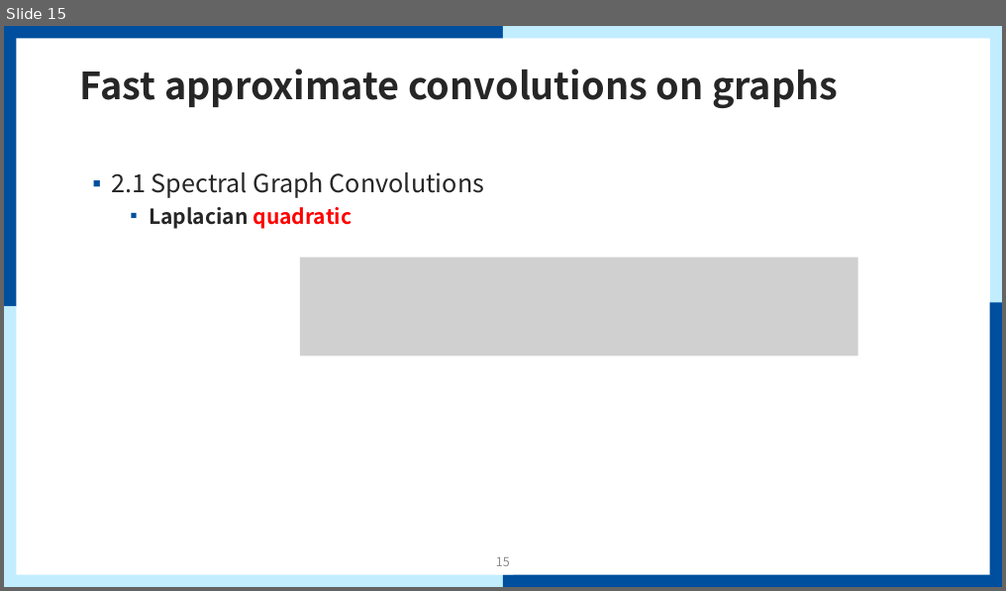
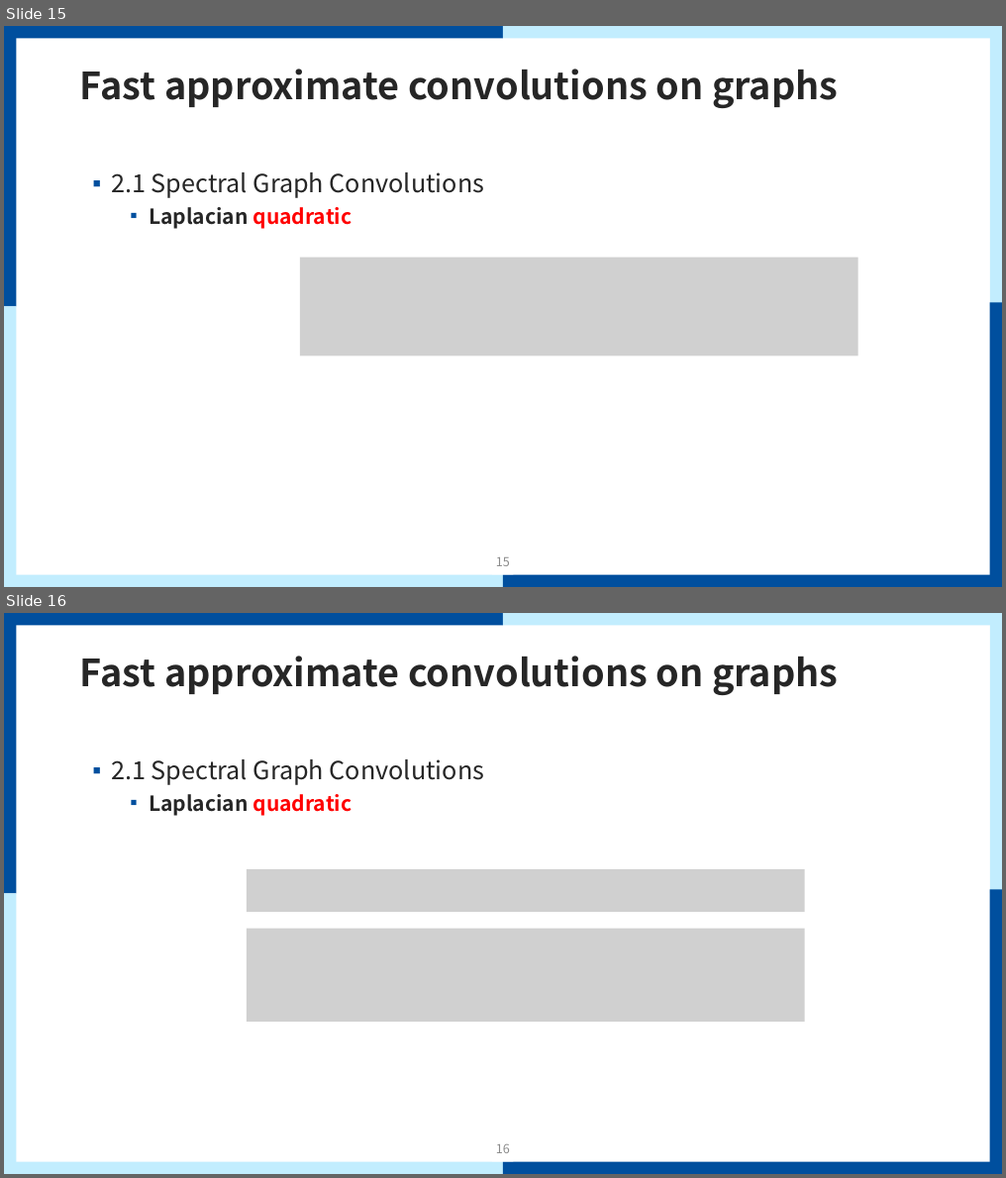
Before and after one commit to mmvv11/GraduateStudies, a slide deck: papers/review/GCN Review.pptx. Shown one above the other, each under a label of ours: slide 15 before the commit, slides 15 and 16 after it. The pictures are 1006x591 and 1006x1178 pixels, drawn with LibreOffice and Linux fonts; fonts in the diff are those of the drawing; grey boxes stand for pictures; background and template pictures are left out. Boxes give left, top, right and bottom in pixels: in the first picture for what was removed or moved away, otherwise in the second. Text is boxed around its words. In the diff, an @@ line names an element or a change of style, - is before the commit and + after.

```diff
--- a/papers/review/GCN Review.pptx
+++ b/papers/review/GCN Review.pptx
@@ slide 16 added at [4,613,1002,1174], background #FFFFFF; not listed: 9 template elements that a slide beside it also shows @@
@@ title added at [80,656,838,695], 36 pt, text #262626, bold @@
+Fast approximate convolutions on graphs
@@ text added at [111,760,484,816], 24 pt, text #262626 @@
+▪ 2.1 Spectral Graph Convolutions
+  ▪ Laplacian quadratic
@@ picture added at [247,869,805,912] @@
@@ picture added at [247,929,805,1023] @@
@@ page number added at [496,1145,510,1154], 12 pt, text #8C8C8C @@
+16
```
Also in this commit, not shown: 1 slide changed, 10 other slides added.
